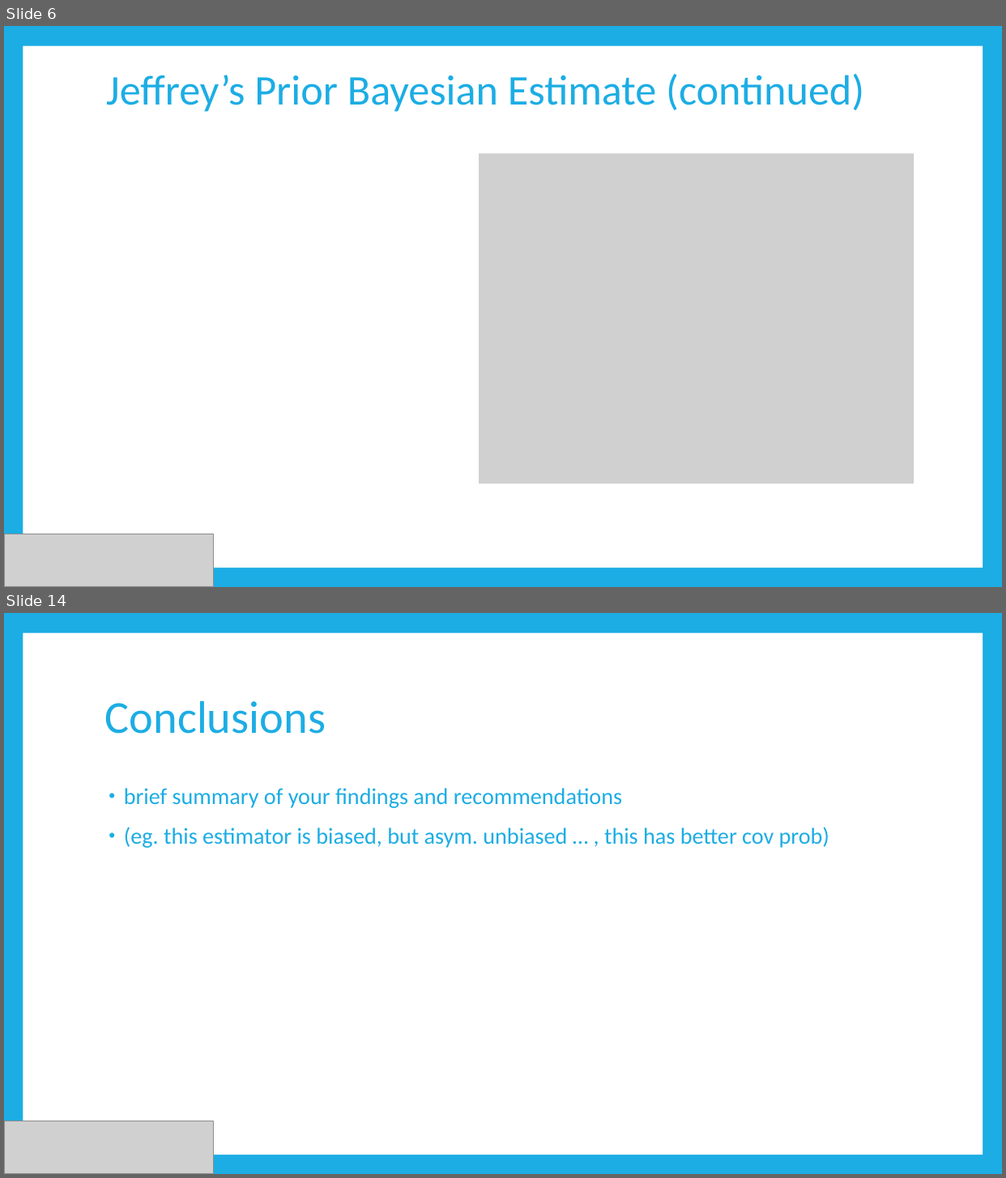
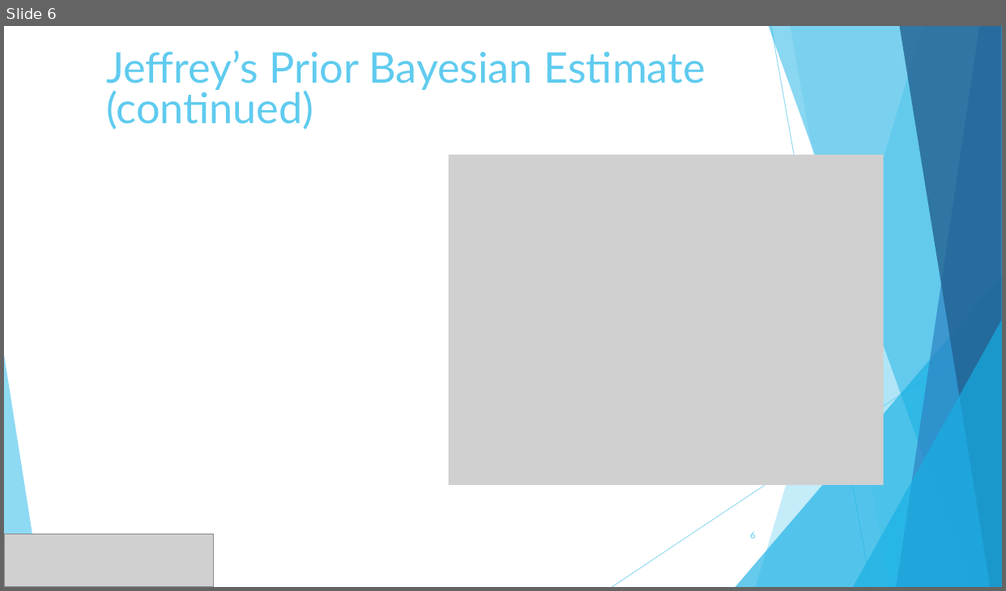
Before and after one commit to dsasson48/estimators_222, a slide deck: 222_presentation.pptx. Shown one above the other, each under a label of ours: slides 6 and 14 before the commit, slide 6 after it; the slides between them are not shown. The pictures are 1006x1178 and 1006x591 pixels, drawn with LibreOffice and Linux fonts; fonts in the diff are those of the drawing; grey boxes stand for pictures. Boxes give left, top, right and bottom in pixels: in the first picture for what was removed or moved away, otherwise in the second. Text is boxed around its words. In the diff, an @@ line names an element or a change of style, - is before the commit and + after.

```diff
--- a/222_presentation.pptx
+++ b/222_presentation.pptx
@@ slide 14 removed at bbox=[4, 613, 1002, 1174], background #1CADE4; not listed: 1 template element that a slide beside it also shows @@
@@ title removed at bbox=[105, 700, 326, 734] @@
-Conclusions
@@ text removed at bbox=[124, 788, 829, 848] @@
-• brief summary of your findings and recommendations
-• (eg. this estimator is biased, but asym. unbiased … , this has better cov prob)
@@ picture removed at bbox=[4, 1122, 214, 1174] @@
@@ slide 6 changed as well @@
@@ background #1CADE4 to #FFFFFF @@
@@ rectangle removed at bbox=[23, 46, 982, 568] @@
@@ text "Jeffrey’s Prior Bayesian Estimate (continued)" at bbox=[106, 50, 705, 130]: font Calibri to Lato, text colour #1CADE4 to #5FCBEF; line spacing 0.9 to 0.8 @@
@@ picture: place and size @@
-picture at bbox=[479, 153, 914, 484]
+picture at bbox=[449, 155, 884, 485]
@@ group added at bbox=[4, 26, 1002, 587]: 5 freeform shapes, 3 triangles, 2 lines @@
@@ page number added at bbox=[750, 531, 756, 539], 9 pt, text #5FCBEF @@
+6
```
Also in this commit, not shown: 12 other slides changed, 1 slide added.
